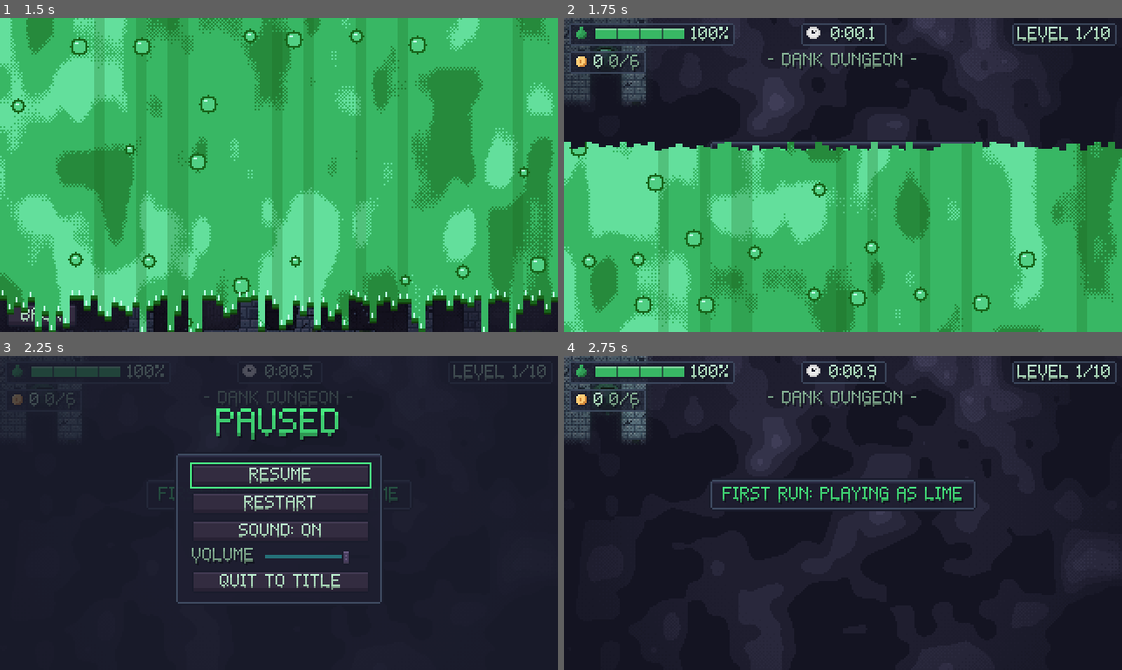
Above: before the commit, frames 1-4 (two rows, left to right).
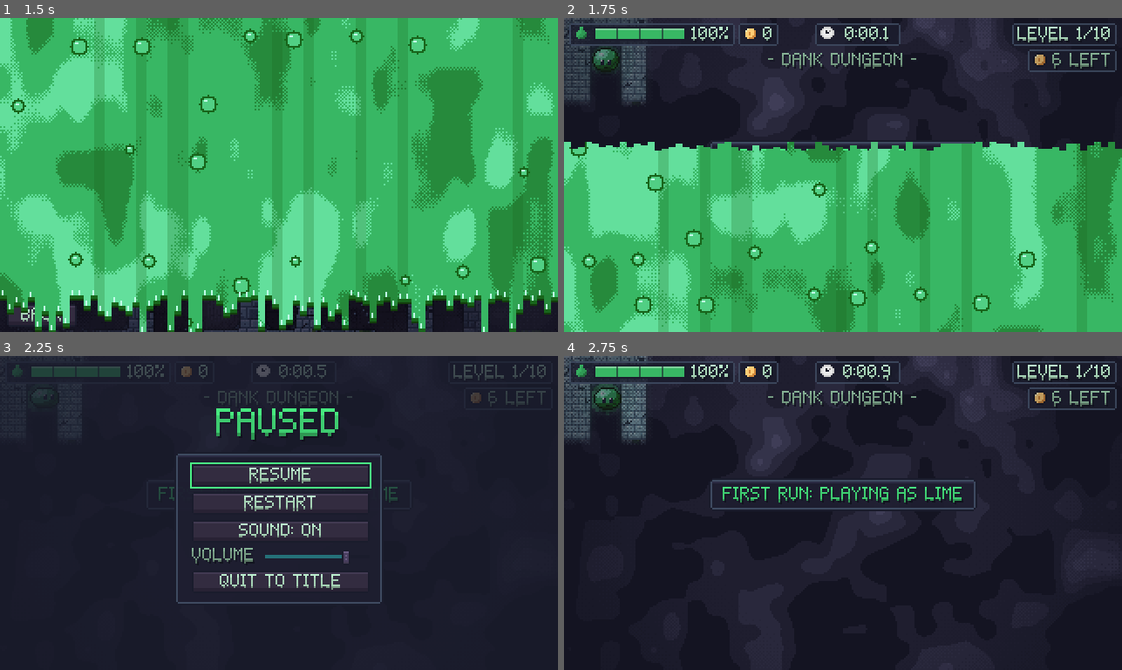
Above: after the commit, the same moments.

Repository: AveryBlue-GD/slime-time
Game: Godot game, scene res://scenes/title.tscn
Two runs of this game, one before a commit and one after it. Both use one fixed random seed, a clock stepped at 60 frames per second and the inputs below.
Inputs (mouse positions are in pixels of both pictures, inside the frame that each line leads up to):
- Up to frame 1 (1.5 s): click "LEVEL SELECT" at 0.5 s; click "1" at 1.25 s
- Up to frame 2 (1.75 s): no input
- Up to frame 3 (2.25 s): tap Enter at 2 s; move the mouse to (401, 497) at 2.02 s; hold D (move_right) from 2.03 s (still down); tap P at 2.1 s; click (401, 497) at 2.17 s
- Up to frame 4 (2.75 s): keep holding D (move_right); tap Space (jump) at 2.27 s

Frame 1 is identical in both runs. In frame 2, 1.7% of the frame differs, in the area x 0-100%, y 1-18%; in frame 3, 0.7%; in frame 4, 1.7%, in the area x 1-100%, y 1-18%.

Commit message:
Fix the freeze when pausing or quitting to the menu while a level restarts; cleaner coin counters
- The automatic restart after a dry-up (and the win buttons' delay) now waits while the game is
  paused and is dropped if the player is leaving; screen changes always unpause. Before, the
  level could reload underneath the pause menu and come back frozen
- HUD: coins in hand beside the slime meter; coins left to find in the level (N LEFT / ALL
  FOUND) under the level name, hidden in random mazes

Co-Authored-By: Claude Opus 5.5 <noreply@anthropic.com>

Diff:
--- a/scripts/game.gd
+++ b/scripts/game.gd
@@ -760,8 +760,10 @@
 	if not did_win:
 		if progress and is_random():
 			progress.new_random_maze()
-		await get_tree().create_timer(delay).timeout
-		if _is_running_scene():
+		# The countdown pauses with the game (false = not while paused), and it's dropped if the
+		# player has left for the menu meanwhile.
+		await get_tree().create_timer(delay, false).timeout
+		if _is_running_scene() and not _leaving():
 			get_tree().reload_current_scene()
 		return
 	if progress:
@@ -770,8 +772,8 @@
 		else:
 			progress.record_time(level, run_time)
 			progress.complete_level(level)
-	await get_tree().create_timer(CHOICE_DELAY).timeout
-	if _is_running_scene():
+	await get_tree().create_timer(CHOICE_DELAY, false).timeout
+	if _is_running_scene() and not _leaving():
 		_offer_next_steps()
 
 
@@ -810,8 +812,14 @@
 	return is_inside_tree() and get_tree().current_scene == self
 
 
+## True while a screen change is underway (e.g. quitting to the title from the pause menu).
+func _leaving() -> bool:
+	var transition := get_node_or_null("/root/Transition")
+	return transition != null and transition.busy
+
+
 func _unhandled_input(event: InputEvent) -> void:
-	if not _is_running_scene():
+	if not _is_running_scene() or _leaving():
 		return
 	if event.is_action_pressed("menu"):
 		get_viewport().set_input_as_handled()
--- a/scripts/hud.gd
+++ b/scripts/hud.gd
@@ -9,6 +9,8 @@
 const SEGMENTS := 4
 const CHUNK := 12
 const POD_MARGIN := 3
+## The timer pod sits this far right of center, leaving room for the meter and coins.
+const TIMER_SHIFT := 8
 ## Below this percent the meter turns red and pulses.
 const LOW_PERCENT := 20.0
 ## Seconds the area name stays up before fading.
@@ -35,10 +37,11 @@
 var area_label: Label
 var _message_panel: PanelContainer
 var time_label: Label
-## Coin counter (under the slime meter): coins in hand, and in a story level how many of its
-## coins have been found.
+## Coins in hand (top bar, beside the slime meter), and coins still to find in this story level
+## (top bar, beside the level name; hidden in randomizer mazes, which have none).
 var coin_label: Label
-var coin_found_label: Label
+var coins_left_label: Label
+var _coins_left_pod: Control
 ## Shown only when a level is beaten faster than its saved record.
 var record_banner: CenterContainer
 var record_time_label: Label
@@ -61,8 +64,13 @@
 	vignette.mouse_filter = Control.MOUSE_FILTER_IGNORE
 	add_child(vignette)
 
+	# The top bar: the meter and coins in hand on the left, the timer in the middle, the level on
+	# the right with the coins left to find here just under it.
+	var left_bar := _make_bar(Control.PRESET_TOP_LEFT)
+	var right_bar := _make_bar(Control.PRESET_TOP_RIGHT, true)
+
 	# Left pod: goo drop, segmented meter, percent.
-	var meter_row := _make_pod(Control.PRESET_TOP_LEFT)
+	var meter_row := _make_pod(left_bar)
 	_drop = UIKit.make_icon("drop", goo_color)
 	meter_row.add_child(_drop)
 	meter_row.add_child(_build_meter())
@@ -71,27 +79,29 @@
 	label.horizontal_alignment = HORIZONTAL_ALIGNMENT_RIGHT
 	meter_row.add_child(label)
 
-	# Coin pod, under the meter: coins in hand and (in a story level) found / hidden here.
-	var coin_row := _make_pod(Control.PRESET_TOP_LEFT)
-	coin_row.get_parent().offset_top = POD_MARGIN + 16
+	# Coins in hand.
+	var coin_row := _make_pod(left_bar)
 	coin_row.add_child(UIKit.make_icon("coin", Color.WHITE))
 	coin_label = _make_label()
 	coin_row.add_child(coin_label)
-	coin_found_label = _make_label(SkinText.ROLE_DIM)
-	coin_row.add_child(coin_found_label)
 
 	# Center pod: clock + run time.
-	var time_row := _make_pod(Control.PRESET_CENTER_TOP)
+	var time_row := _make_pod(null)
 	time_row.add_child(UIKit.make_icon("clock", UIKit.TEXT))
 	time_label = _make_label()
 	time_label.custom_minimum_size = Vector2(32, 0)
 	time_label.horizontal_alignment = HORIZONTAL_ALIGNMENT_CENTER
 	time_row.add_child(time_label)
 
-	# Right pod: level name.
-	var level_row := _make_pod(Control.PRESET_TOP_RIGHT)
+	# The level name, and under it the coins still hidden in this level (a dim coin).
+	var level_row := _make_pod(right_bar)
 	level_label = _make_label()
 	level_row.add_child(level_label)
+	var left_row := _make_pod(right_bar)
+	_coins_left_pod = left_row.get_parent()
+	left_row.add_child(UIKit.make_icon("coin", Color(0.75, 0.75, 0.8)))
+	coins_left_label = _make_label(SkinText.ROLE_DIM)
+	left_row.add_child(coins_left_label)
 
 	area_label = _make_label(SkinText.ROLE_DIM)
 	area_label.set_anchors_and_offsets_preset(Control.PRESET_TOP_WIDE)
@@ -139,26 +149,42 @@
 	label.text = "%d%%" % ceili(percent)
 
 
-## A framed pod anchored to a top corner (or the top center); returns its row to fill.
-func _make_pod(preset: Control.LayoutPreset) -> HBoxContainer:
+## Pods anchored to a top corner, side by side (or `stacked`, right-aligned); the right one grows
+## leftward.
+func _make_bar(preset: Control.LayoutPreset, stacked := false) -> BoxContainer:
+	var bar: BoxContainer = VBoxContainer.new() if stacked else HBoxContainer.new()
+	bar.alignment = BoxContainer.ALIGNMENT_BEGIN
+	bar.add_theme_constant_override("separation", 2)
+	bar.mouse_filter = Control.MOUSE_FILTER_IGNORE
+	add_child(bar)
+	bar.set_anchors_preset(preset)
+	bar.offset_top = POD_MARGIN
+	if preset == Control.PRESET_TOP_RIGHT:
+		bar.grow_horizontal = Control.GROW_DIRECTION_BEGIN
+		bar.offset_left = -POD_MARGIN
+		bar.offset_right = -POD_MARGIN
+	else:
+		bar.offset_left = POD_MARGIN
+		bar.offset_right = POD_MARGIN
+	return bar
+
+
+## A framed pod: in `bar`, or (null) on its own at the top, a little right of center (clear of
+## the meter and coins). Returns its row to fill.
+func _make_pod(bar: BoxContainer) -> HBoxContainer:
 	var pod := PanelContainer.new()
 	pod.add_theme_stylebox_override("panel", UIKit.panel_style(true))
 	pod.mouse_filter = Control.MOUSE_FILTER_IGNORE
-	add_child(pod)
-	pod.set_anchors_preset(preset)
-	pod.offset_top = POD_MARGIN
-	match preset:
-		Control.PRESET_TOP_LEFT:
-			pod.offset_left = POD_MARGIN
-			pod.offset_right = POD_MARGIN
-		Control.PRESET_TOP_RIGHT:
-			pod.grow_horizontal = Control.GROW_DIRECTION_BEGIN
-			pod.offset_left = -POD_MARGIN
-			pod.offset_right = -POD_MARGIN
-		_:
-			pod.grow_horizontal = Control.GROW_DIRECTION_BOTH
-			pod.offset_left = 0
-			pod.offset_right = 0
+	if bar:
+		bar.add_child(pod)
+		pod.size_flags_horizontal = Control.SIZE_SHRINK_END
+	else:
+		add_child(pod)
+		pod.set_anchors_preset(Control.PRESET_CENTER_TOP)
+		pod.offset_top = POD_MARGIN
+		pod.grow_horizontal = Control.GROW_DIRECTION_BOTH
+		pod.offset_left = TIMER_SHIFT
+		pod.offset_right = TIMER_SHIFT
 	var row := HBoxContainer.new()
 	row.add_theme_constant_override("separation", 3)
 	row.mouse_filter = Control.MOUSE_FILTER_IGNORE
@@ -191,12 +217,13 @@
 	return rect
 
 
-## Updates the coin pod; `here` = 0 hides the found count (randomizer mazes have no coins).
-## `pop` flashes the count gold (a coin was just picked up).
+## Updates the coin counts: `total` in hand, and `found` of the `here` coins in this level
+## (`here` = 0 hides that pod: randomizer mazes have no coins). `pop` flashes the total gold
+## (a coin was just picked up).
 func set_coins(total: int, found: int, here: int, pop := false) -> void:
-	coin_label.text = str(total)
-	coin_found_label.text = "%d/%d" % [found, here] if here > 0 else ""
-	coin_found_label.visible = here > 0
+	coin_label.text = str(mini(total, 999))
+	coins_left_label.text = "ALL FOUND" if found >= here else "%d LEFT" % (here - found)
+	_coins_left_pod.visible = here > 0
 	if pop:
 		coin_label.add_theme_color_override("font_color", GOLD)
 		var tween := create_tween()
--- a/scripts/ui/transition.gd
+++ b/scripts/ui/transition.gd
@@ -41,6 +41,7 @@
 	_tween.tween_method(func(v: float) -> void: _set_edges(v, 0.0), 0.0, OFF_SCREEN, COVER_TIME) \
 		.set_trans(Tween.TRANS_QUAD).set_ease(Tween.EASE_IN)
 	await _tween.finished
+	get_tree().paused = false  # never arrive on a new screen still paused
 	get_tree().change_scene_to_file(scene)
 	await get_tree().process_frame
 	busy = false
--- a/tests/test_coins.gd
+++ b/tests/test_coins.gd
@@ -48,8 +48,8 @@
 	await physics_frame
 	await physics_frame
 	_check(progress.has_coin(2, cell) and not first in game.coins, "touching a coin collects it")
-	_check(game.hud.coin_label.text == "1" and game.hud.coin_found_label.text == "1/%d" % Levels.COINS[1],
-		"the HUD counts it (%s, %s)" % [game.hud.coin_label.text, game.hud.coin_found_label.text])
+	_check(game.hud.coin_label.text == "1" and game.hud.coins_left_label.text == "%d LEFT" % (Levels.COINS[1] - 1),
+		"the HUD counts it: %s in hand, %s here" % [game.hud.coin_label.text, game.hud.coins_left_label.text])
 	game.free()
 	var reloaded: Node = preload("res://scripts/progress.gd").new()
 	reloaded.save_path = TEST_SAVE
@@ -61,7 +61,7 @@
 	_check(not cell in cells and game.coins.size() == Levels.COINS[1] - 1, "a collected coin never comes back")
 	game.free()
 	game = await _spawn({random_seed = 99})
-	_check(game.coins.is_empty() and not game.hud.coin_found_label.visible, "randomizer mazes have no coins")
+	_check(game.coins.is_empty() and not game.hud._coins_left_pod.visible, "randomizer mazes have no coins")
 	game.free()
 
 	# --- Buying and refunding upgrades
--- /dev/null
+++ b/tests/test_pause_restart.gd
@@ -0,0 +1,65 @@
+extends SceneTree
+
+## Pausing during the automatic restart after a dry-up: the countdown waits while paused (the
+## level doesn't reload underneath the pause menu and come back frozen), resuming lets it
+## restart, and quitting to the title from the pause menu cancels the restart and lands on an
+## unpaused title screen.
+## Run: .\tools\godot.ps1 --path . --headless --fixed-fps 60 --quit-after 30000 -s res://tests/test_pause_restart.gd
+
+const MAIN := preload("res://scenes/main.tscn")
+
+var failures := 0
+
+
+func _initialize() -> void:
+	await process_frame
+	root.get_node("Progress").saving_enabled = false
+
+	# --- Pause during the restart countdown, then resume
+	var game := await _play()
+	game.slime_remaining = 0.1
+	game.slime.position.x += 4.0  # a little glide uses up the last of the slime
+	await _frames(5)
+	_check(game.finished and not game.won, "the slime dries up")
+	game.pause_menu.open()
+	await _frames(int(game.END_DELAY * 60) + 60)
+	_check(current_scene == game and paused and game.pause_menu.visible,
+		"while paused the level doesn't restart underneath the pause menu")
+	game.pause_menu.resume()
+	await _frames(int(game.END_DELAY * 60) + 30)
+	_check(current_scene != game and current_scene != null and not paused, "after resuming it restarts, unpaused")
+	var restarted: Node = current_scene
+
+	# --- Quit to the title during the countdown
+	restarted.slime_remaining = 0.1
+	restarted.slime.position.x += 4.0
+	await _frames(5)
+	restarted.pause_menu.open()
+	restarted.pause_menu._quit()
+	await _frames(int(restarted.END_DELAY * 60) + 60)
+	_check(current_scene != null and current_scene.scene_file_path == UIKit.TITLE_SCENE and not paused,
+		"quitting to the title mid-restart lands on the title, not a frozen level (%s)" % (current_scene.scene_file_path if current_scene else "none"))
+
+	print("RESULT: %s" % ("PASS" if failures == 0 else "FAIL (%d)" % failures))
+	quit(1 if failures else 0)
+
+
+## Starts a level as the running scene (so its real restart flow runs).
+func _play() -> Node2D:
+	var game: Node2D = MAIN.instantiate()
+	game.level = 1
+	root.add_child(game)
+	current_scene = game
+	await physics_frame
+	return game
+
+
+func _frames(count: int) -> void:
+	for i in count:
+		await process_frame
+
+
+func _check(ok: bool, label: String) -> void:
+	print(("  ok   " if ok else "  FAIL ") + label)
+	if not ok:
+		failures += 1
Not shown, changed: CLAUDE.md
